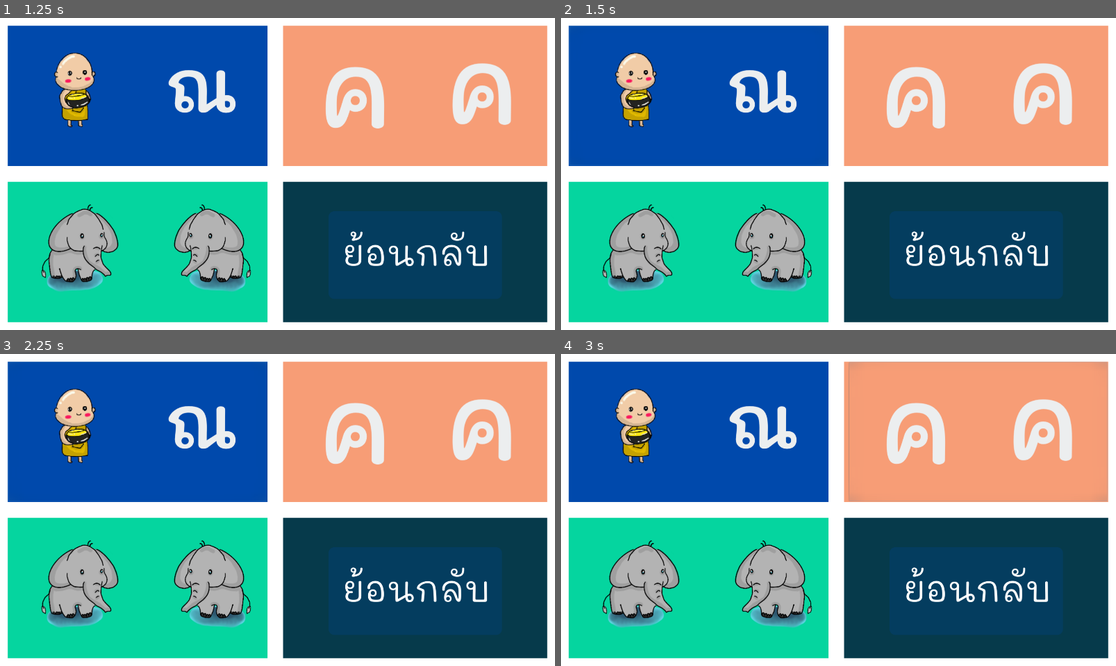
Above: before the commit, frames 1-4 (two rows, left to right).
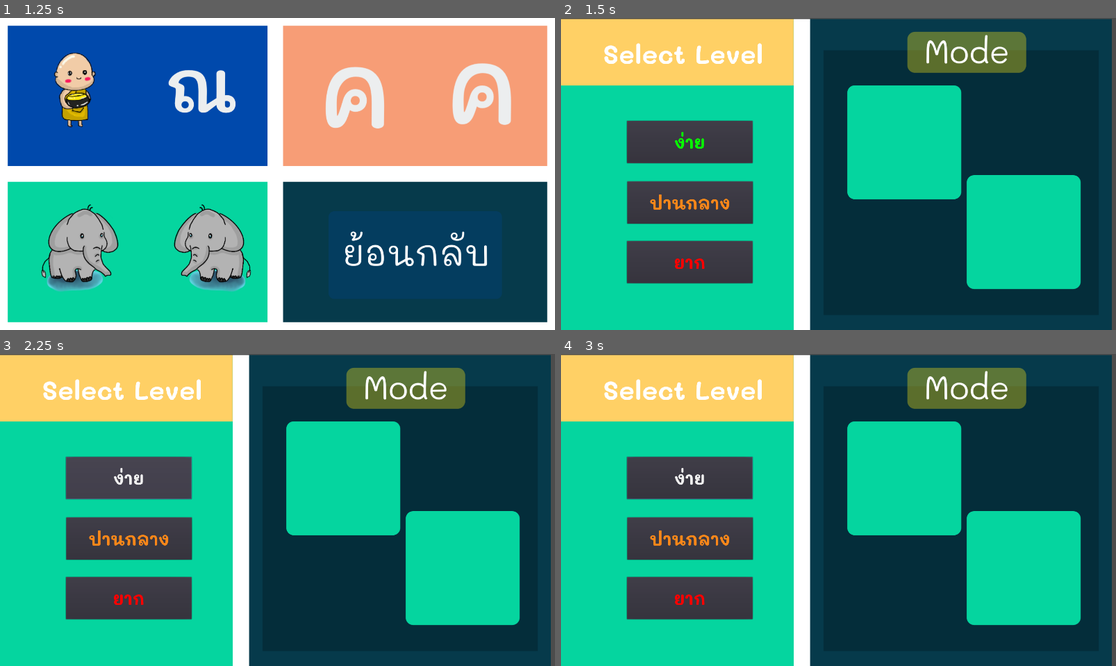
Above: after the commit, the same moments.

Repository: theeramate1999/ProjectMidterm
Game: Godot game, scene res://scene/Mainmenu.tscn
The game is run twice, just before and just after one commit, with the same random seed, the same clock (stepped at 60 frames per second) and the same inputs.
Inputs (mouse positions are in pixels of both pictures, inside the frame that each line leads up to):
- Up to frame 1 (1.25 s): click "เริ่มเกม" at 0.5 s
- Up to frame 2 (1.5 s): click (699, 96) at 1.25 s
- Up to frame 3 (2.25 s): click (127, 478) at 2 s, where only the run after the commit has a clickable "ง่าย"
- Up to frame 4 (3 s): click (977, 432) at 2.77 s

Frame 1 is identical in both runs. In frame 2, 82% of the frame differs, in the area x 0-100%, y 0-100%; in frame 3, 82%; in frame 4, 82%.
Error after the commit: Invalid call. Nonexistent function 'instance' in base 'StreamTexture'. (res://script/SelectLevel.gd:11)

Commit message:
newscence

Diff:
--- /dev/null
+++ b/scene/SelectLevel.tscn
@@ -0,0 +1,108 @@
+[gd_scene load_steps=7 format=2]
+
+[ext_resource path="res://Image/SelectLevel.png" type="Texture" id=1]
+[ext_resource path="res://font/Mali-Bold.ttf" type="DynamicFontData" id=2]
+[ext_resource path="res://script/SelectLevel.gd" type="Script" id=3]
+
+[sub_resource type="DynamicFontData" id=1]
+font_path = "res://font/Mali-Bold.ttf"
+
+[sub_resource type="DynamicFont" id=2]
+size = 90
+font_data = SubResource( 1 )
+
+[sub_resource type="DynamicFont" id=3]
+size = 60
+font_data = ExtResource( 2 )
+
+[node name="SelectLevel" type="Node2D"]
+script = ExtResource( 3 )
+__meta__ = {
+"_edit_vertical_guides_": [ 229.442 ]
+}
+
+[node name="TextureRect" type="TextureRect" parent="."]
+margin_left = -14.8381
+margin_top = 3.51025
+margin_right = 1905.16
+margin_bottom = 1085.51
+texture = ExtResource( 1 )
+__meta__ = {
+"_edit_use_anchors_": false
+}
+
+[node name="RichTextLabel" type="RichTextLabel" parent="."]
+margin_left = 143.735
+margin_top = 64.2652
+margin_right = 763.735
+margin_bottom = 178.265
+custom_fonts/normal_font = SubResource( 2 )
+text = "Select Level"
+scroll_active = false
+__meta__ = {
+"_edit_use_anchors_": false
+}
+
+[node name="Easy" type="Button" parent="."]
+margin_left = 228.138
+margin_top = 356.456
+margin_right = 663.138
+margin_bottom = 502.456
+rect_pivot_offset = Vector2( 0, -71.6621 )
+custom_fonts/font = SubResource( 3 )
+custom_colors/font_color_disabled = Color( 1, 1, 1, 1 )
+custom_colors/font_color = Color( 0.0313726, 1, 0, 1 )
+text = "ง่าย"
+__meta__ = {
+"_edit_use_anchors_": false
+}
+
+[node name="Medium" type="Button" parent="."]
+margin_left = 228.689
+margin_top = 566.301
+margin_right = 663.689
+margin_bottom = 712.301
+rect_pivot_offset = Vector2( 0, -71.6621 )
+custom_fonts/font = SubResource( 3 )
+custom_colors/font_color_disabled = Color( 1, 1, 1, 1 )
+custom_colors/font_color = Color( 0.984314, 0.533333, 0.101961, 1 )
+text = "ปานกลาง"
+__meta__ = {
+"_edit_use_anchors_": false
+}
+
+[node name="Hard" type="Button" parent="."]
+margin_left = 228.181
+margin_top = 771.867
+margin_right = 663.181
+margin_bottom = 917.867
+rect_pivot_offset = Vector2( 0, -71.6621 )
+custom_fonts/font = SubResource( 3 )
+custom_colors/font_color_disabled = Color( 1, 1, 1, 1 )
+custom_colors/font_color = Color( 1, 0, 0, 1 )
+text = "ยาก"
+__meta__ = {
+"_edit_use_anchors_": false
+}
+
+[node name="image1" type="TextureRect" parent="."]
+margin_left = 1019.0
+margin_top = 276.007
+margin_right = 1359.0
+margin_bottom = 568.007
+expand = true
+stretch_mode = 6
+__meta__ = {
+"_edit_use_anchors_": false
+}
+
+[node name="image2" type="TextureRect" parent="."]
+margin_left = 1426.39
+margin_top = 593.33
+margin_right = 1769.39
+margin_bottom = 894.33
+expand = true
+stretch_mode = 6
+__meta__ = {
+"_edit_use_anchors_": false
+}
--- a/scene/SellectMode.tscn
+++ b/scene/SellectMode.tscn
@@ -15,9 +15,9 @@
 }
 
 [node name="image2text" type="Button" parent="."]
-margin_left = 30.0
+margin_left = 38.4756
 margin_top = 28.0
-margin_right = 924.0
+margin_right = 932.476
 margin_bottom = 510.0
 flat = true
 __meta__ = {
@@ -45,9 +45,9 @@
 }
 
 [node name="back2menu" type="Button" parent="."]
-margin_left = 989.873
+margin_left = 985.635
 margin_top = 570.445
-margin_right = 1883.87
+margin_right = 1879.63
 margin_bottom = 1052.45
 flat = true
 __meta__ = {
--- a/script/Global.gd
+++ b/script/Global.gd
@@ -2,6 +2,8 @@
 
 var Image_text = {}
 var Image_image ={}
+var imagepreview1
+var imagepreview2
 func _ready():
 	pass # Replace with function body.
 
--- /dev/null
+++ b/script/SelectLevel.gd
@@ -0,0 +1,19 @@
+extends Node2D
+
+
+# Declare member variables here. Examples:
+# var a = 2
+# var b = "text"
+var Gamemanager = preload("res://Image/GameManager.png")
+
+# Called when the node enters the scene tree for the first time.
+func _ready():
+	Gamemanager = Gamemanager.instance()
+	get_node("image1").texture = Global.imagepreview1
+	get_node("image2").texture = Global.imagepreview2
+	pass # Replace with function body.
+
+
+# Called every frame. 'delta' is the elapsed time since the previous frame.
+#func _process(delta):
+#	pass
--- a/script/SellectMode.gd
+++ b/script/SellectMode.gd
@@ -1,9 +1,9 @@
 extends Node2D
 
-var SelectLevel
-var back2menu
-# Called when the node enters the scene tree for the first time.
+var SelectLevel = preload("res://scene/SelectLevel.tscn")
+
 func _ready():
+	SelectLevel = SelectLevel.instance()
 	pass # Replace with function body.
 
 
@@ -14,12 +14,32 @@
 
 
 func _on_image2text_button_down():
+	Global.imagepreview1 = load("res://Image/Cartoon/cartoon3.PNG")
+	Global.imagepreview2 = load("res://Image/Text/text2.PNG")
+	get_node("TextureRect").visible = false
+	get_node("back2menu").visible = false
+	get_node("image2image").visible = false
+	get_node("image2text").visible = false
+	get_node("text2text").visible = false
+	add_child(SelectLevel)
 	pass # Replace with function body.
 
 
 func _on_text2text_button_down():
+	get_node("TextureRect").visible = false
+	get_node("back2menu").visible = false
+	get_node("image2image").visible = false
+	get_node("image2text").visible = false
+	get_node("text2text").visible = false
+	add_child(SelectLevel)
 	pass # Replace with function body.
 
 
 func _on_image2image_button_down():
+	get_node("TextureRect").visible = false
+	get_node("back2menu").visible = false
+	get_node("image2image").visible = false
+	get_node("image2text").visible = false
+	get_node("text2text").visible = false
+	add_child(SelectLevel)
 	pass # Replace with function body.
Binary file added: Image/Cartoon/IMG_0528.PNG
Not shown, added: Image/Cartoon/IMG_0528.PNG.import
Binary file added: Image/Cartoon/IMG_0529.PNG
Not shown, added: Image/Cartoon/IMG_0529.PNG.import
Binary file added: Image/Cartoon/IMG_0530.PNG
Not shown, added: Image/Cartoon/IMG_0530.PNG.import
Binary file added: Image/Cartoon/IMG_0532.PNG
Not shown, added: Image/Cartoon/IMG_0532.PNG.import
Binary file added: Image/Cartoon/IMG_0534.PNG
Not shown, added: Image/Cartoon/IMG_0534.PNG.import
Binary file added: Image/Cartoon/IMG_0536.PNG
Not shown, added: Image/Cartoon/IMG_0536.PNG.import
(and 148 more such lines)
